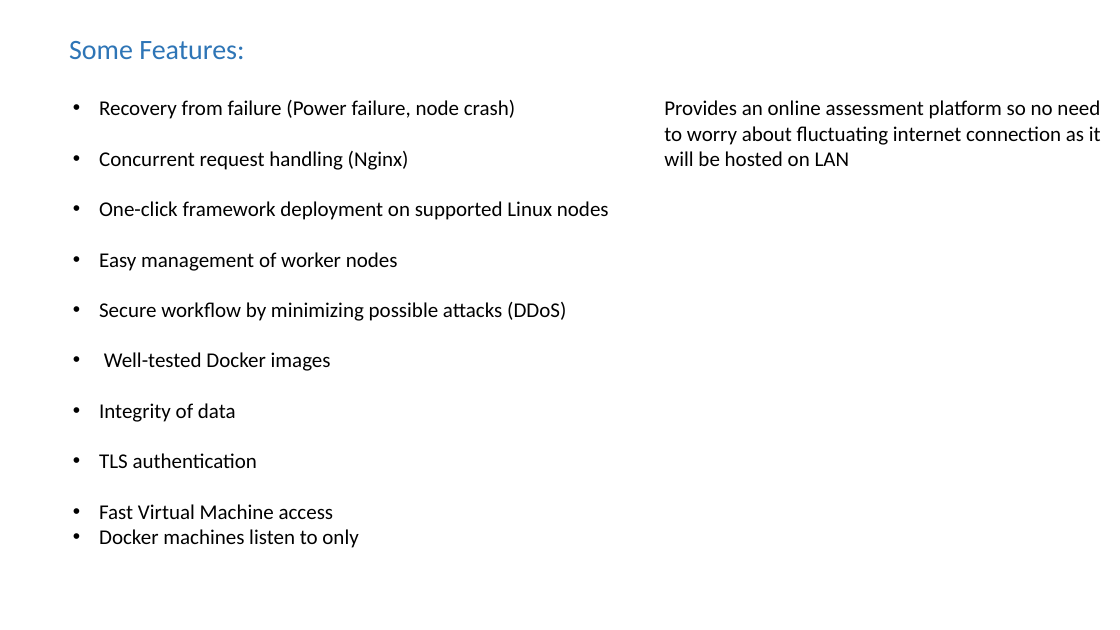
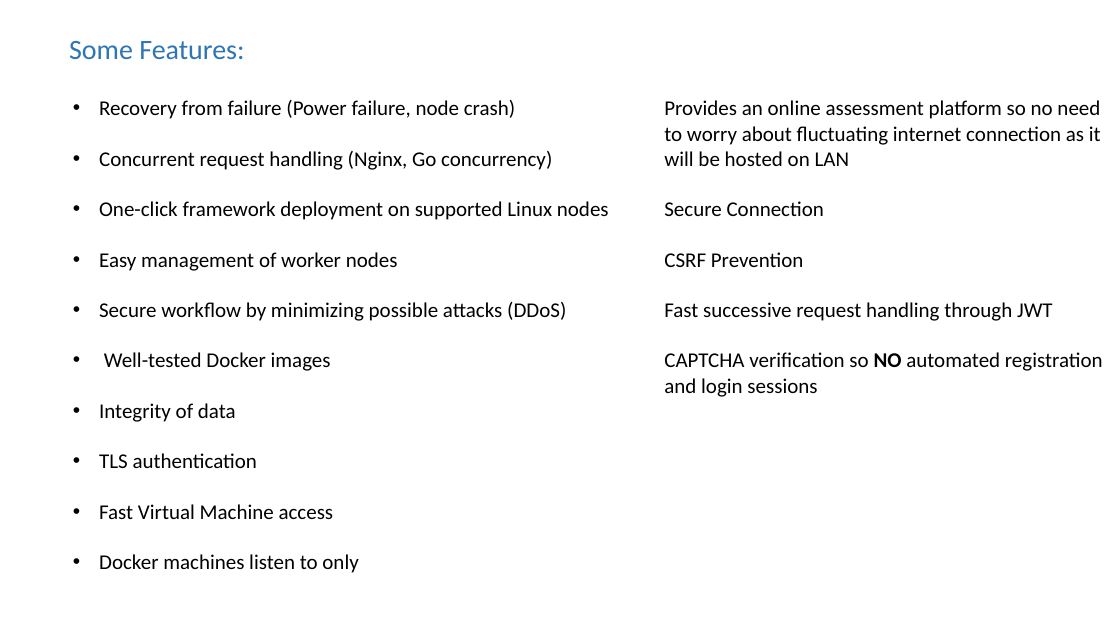
Before and after one commit to VaradBelwalkar/Scalable-Platform-as-a-Service, a slide deck: slide 3 of reference.pptx. Drawn at 1120x630 pixels with LibreOffice and Linux fonts; fonts in the diff are those of the drawing. Boxes give left, top, right and bottom in pixels: in the first picture for what was removed or moved away, otherwise in the second. Text is boxed around its words. In the diff, an @@ line names an element or a change of style, - is before the commit and + after.

```diff
--- a/reference.pptx
+++ b/reference.pptx
@@ text at (99,151,552,170): text changed @@
-• Concurrent request handling (Nginx)
+• Concurrent request handling (Nginx, Go concurrency)
@@ text at (664,201,1103,397): paragraphs added @@
+Secure Connection
+CSRF Prevention
+Fast successive request handling through JWT
+CAPTCHA verification so NO automated registration and login sessions
```
Also in this commit, not shown: 1 other slide changed, 2 other files.
